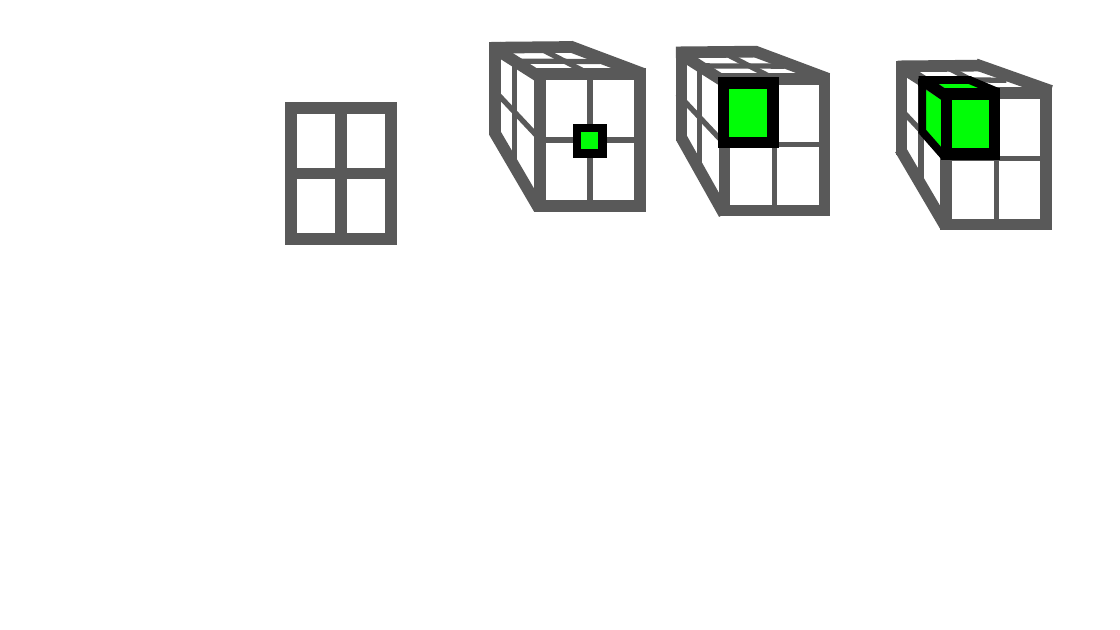
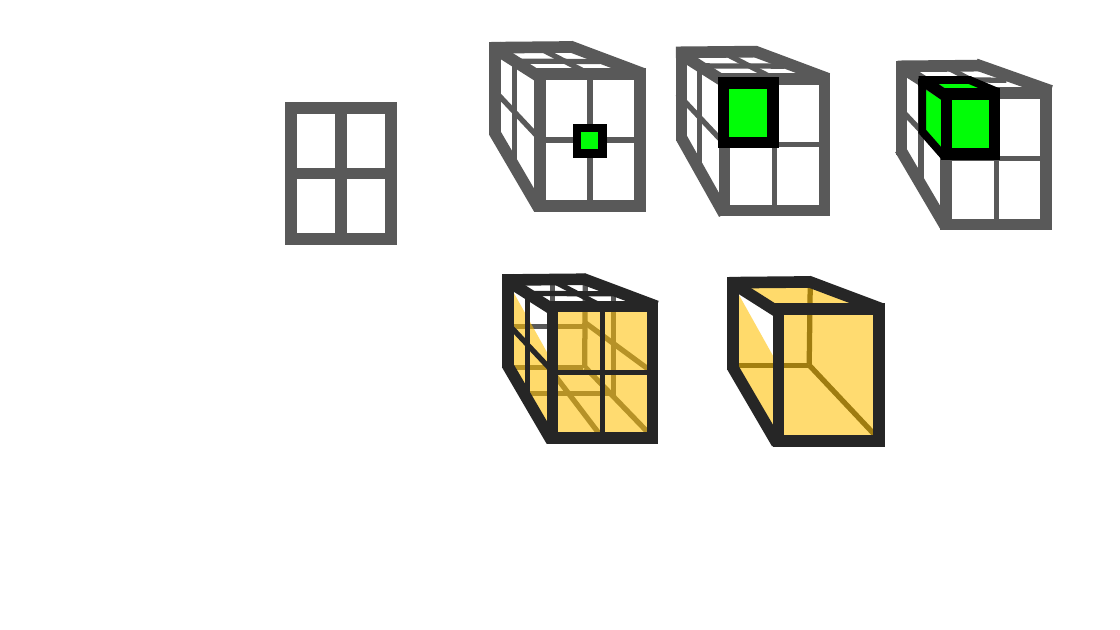
Before and after one commit to luchete80/fluxsol, a slide deck: slide 4 of FluxSol-CAE/Icons/Icons.pptx. Drawn at 1120x630 pixels with LibreOffice and Linux fonts; fonts in the diff are those of the drawing. Boxes give left, top, right and bottom in pixels: in the first picture for what was removed or moved away, otherwise in the second. Text is boxed around its words. In the diff, an @@ line names an element or a change of style, - is before the commit and + after.

```diff
--- a/FluxSol-CAE/Icons/Icons.pptx
+++ b/FluxSol-CAE/Icons/Icons.pptx
@@ line added from (504, 280) to (586, 279), #262626 10 pt @@
@@ line added from (507, 281) to (553, 310), #262626 10 pt @@
@@ line added from (507, 274) to (507, 368), #262626 10 pt @@
@@ parallelogram added at (508,283,548,442), fill #FFC000 at 58% opacity @@
@@ line added from (528, 294) to (528, 395), #262626 4.5 pt @@
@@ line added from (529, 293) to (613, 294), #262626 4.5 pt @@
@@ line added from (551, 280) to (602, 307), #262626 4.5 pt @@
@@ line added from (553, 372) to (553, 279), #595959 4.5 pt @@
@@ line added from (583, 279) to (657, 307), #262626 10 pt @@
@@ line added from (585, 368) to (586, 276), #595959 4.5 pt @@
@@ line added from (614, 297) to (614, 397), #595959 4.5 pt @@
@@ line added from (730, 283) to (811, 282), #262626 10 pt @@
@@ parallelogram added at (733,284,876,313), fill #FFC000 at 58% opacity @@
@@ parallelogram added at (734,285,774,444), fill #FFC000 at 58% opacity @@
@@ line added from (734, 284) to (779, 313), #262626 10 pt @@
@@ line added from (734, 276) to (734, 371), #262626 10 pt @@
@@ line added from (808, 281) to (882, 309), #262626 10 pt @@
@@ line added from (809, 365) to (811, 282), #262626 4.5 pt @@
@@ line added from (506, 322) to (553, 372), #262626 4.5 pt @@
@@ line added from (585, 327) to (509, 327), #595959 4.5 pt @@
@@ rectangle added at (553,307,653,439), fill #FFC000 at 56% opacity, outline #262626 10 pt @@
@@ line added from (584, 322) to (653, 372), #595959 4.5 pt @@
@@ line added from (602, 307) to (602, 439), #262626 4.5 pt @@
@@ rectangle added at (779,309,879,441), fill #FFC000 at 56% opacity, outline #262626 10 pt @@
@@ line added from (583, 368) to (507, 368), #595959 4.5 pt @@
@@ line added from (507, 365) to (552, 441), #262626 10 pt @@
@@ line added from (602, 439) to (553, 372), #595959 4.5 pt @@
@@ line added from (653, 372) to (553, 372), #262626 4.5 pt @@
@@ line added from (654, 439) to (586, 368), #595959 4.5 pt @@
@@ line added from (733, 367) to (777, 444), #262626 10 pt @@
@@ line added from (808, 365) to (734, 365), #262626 4.5 pt @@
@@ line added from (878, 439) to (808, 365), #262626 4.5 pt @@
@@ line added from (612, 394) to (529, 394), #595959 4.5 pt @@
```
Also in this commit, not shown: 9 other files.
